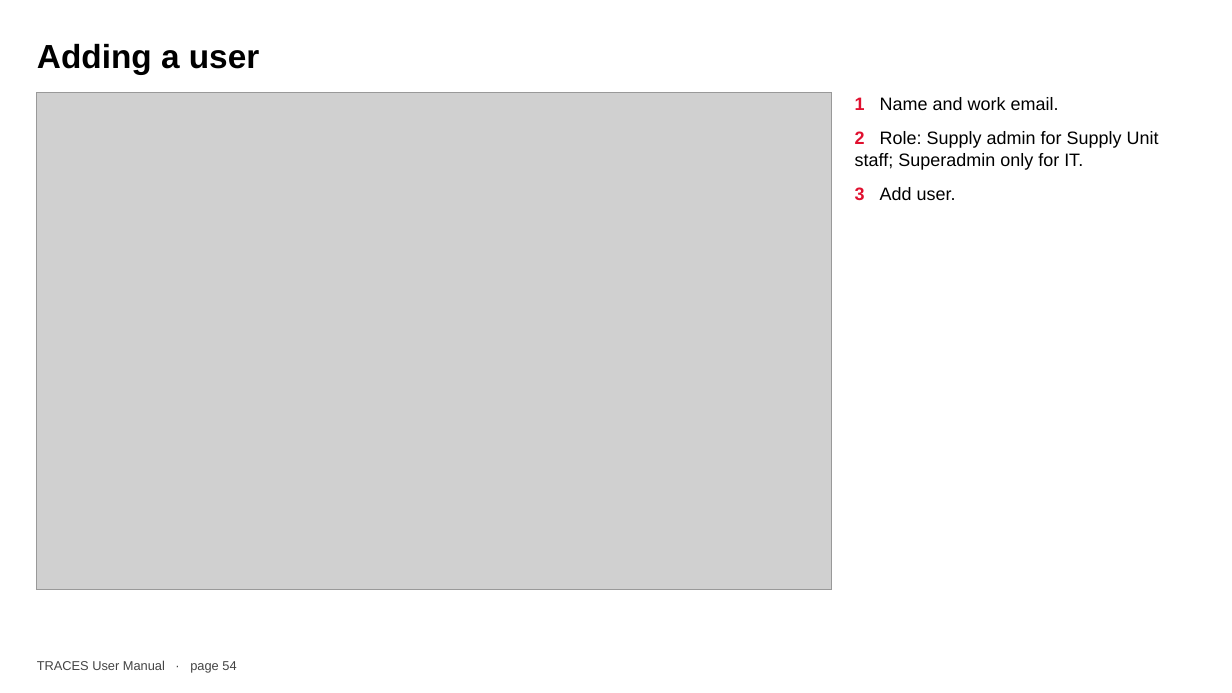
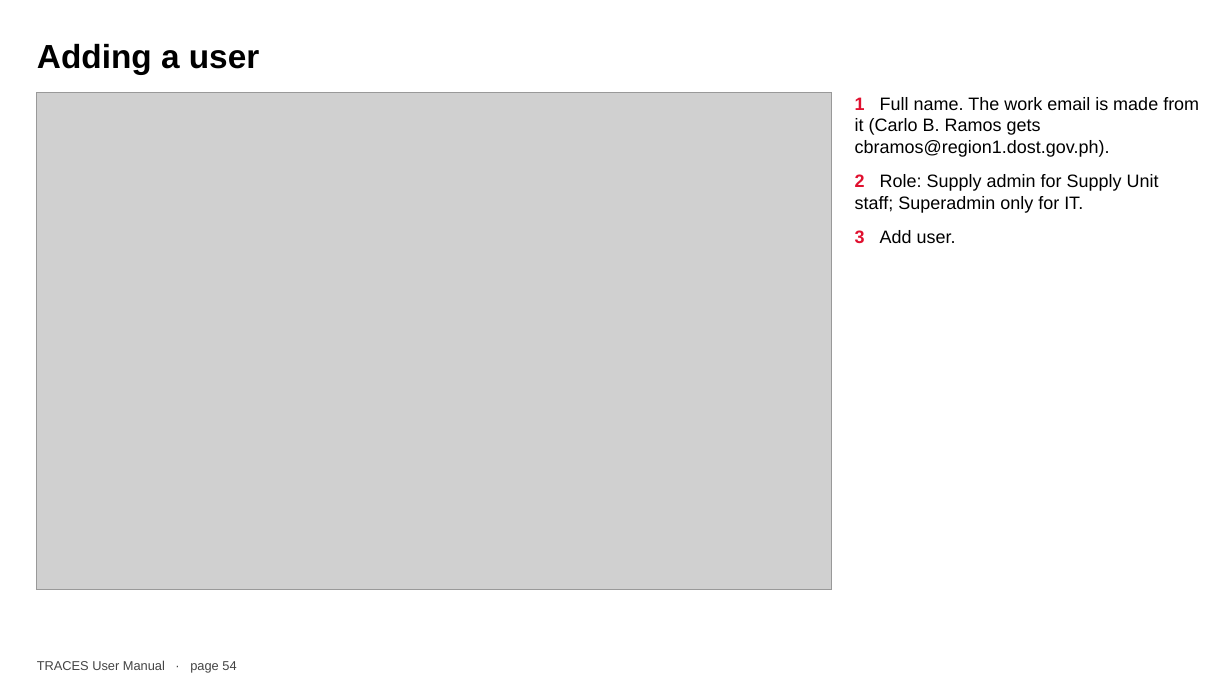
Before and after one commit to joww-seph/traces, a slide deck: slide 54 of docs/TRACES-User-Manual.pptx. Drawn at 1232x693 pixels with LibreOffice and Linux fonts; fonts in the diff are those of the drawing; grey boxes stand for pictures. Boxes give left, top, right and bottom in pixels: in the first picture for what was removed or moved away, otherwise in the second. Text is boxed around its words. In the diff, an @@ line names an element or a change of style, - is before the commit and + after.

```diff
--- a/docs/TRACES-User-Manual.pptx
+++ b/docs/TRACES-User-Manual.pptx
@@ text at bbox=[855, 97, 1199, 157]: text changed @@
-1 Name and work email.
+1 Full name. The work email is made from it (Carlo B. Ramos gets cbramos@region1.dost.gov.ph).
```
Also in this commit, not shown: 1 other slide changed, 3 other files.
